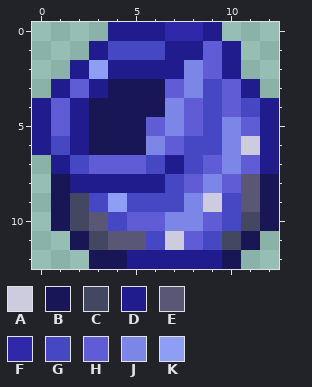
Pixel-art sprite: Content/Items/Accessories/Sporepack.png. Above, as it was before the edit.
The file is 26x26 pixels, drawn in blocks of 2x2; one block is one cell here. Colours within 5 levels of each other are drawn and written as one.
Palette (. is transparent): A #cdccde  B #181655  C #444761  D #201c8e  E #5a5676  F #2f29a9  G #4548c2  H #5f5cd6  J #7b86e7  K #8e9ef4
Pixels before, first column x 0:
 0 ....DDDFFD...
 1 ...DGGGDDHD..
 2 ..DKDDDDJHD..
 3 .DHDBBBHJGHD.
 4 DHDBBBBJHGHGD
 5 DHDBBBHJHGJHD
 6 DGDBBBJHGGJAD
 7 .DGHHHGDGHJHD
 8 .BDDDDDGHJHEB
 9 .BCGKGGGJAGEB
10 .BCEGHHJJHGCB
11 ..BCEEGAHGCB.
12 ...BBDDDDDB..
Once edited:
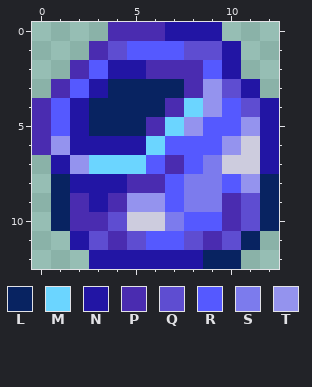
Colours new in this view: L #082361  M #6bd5ff  N #2215a4  P #4a2cb0  Q #5e4dd1  R #5559ff  S #7c7bed  T #9493ee
From old to new:
Changed rows in their new state; - is an unchanged pixel.
first column x 0:
 0 ----PPPNNN---
 1 ---PQRRRQQN--
 2 --PRNNPPPRN--
 3 -PRNLLLLPTQN-
 4 PRNLLLLPMTRQN
 5 PRNLLLPMTRRTN
 6 PTNNNNMRRRT-N
 7 -NTMMMRPRSAAN
 8 -LNNNPPRSSRTL
 9 -LPNPTTRSSPQL
10 -LPPQAASRRPQL
11 --NQPQRRQPQL-
12 ---NNNNNNLL--
